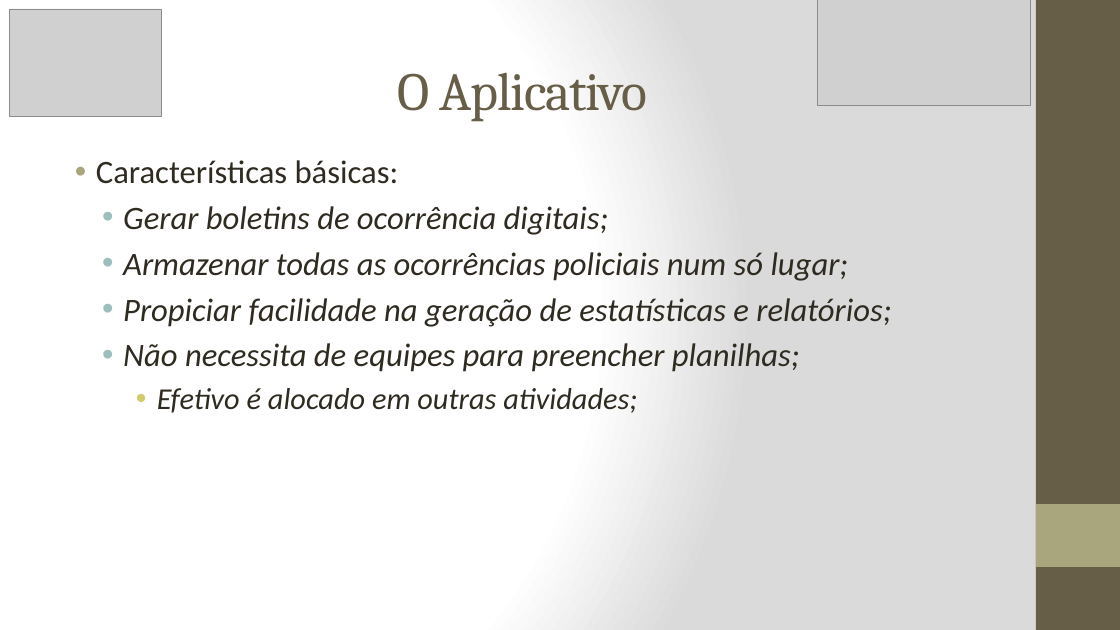
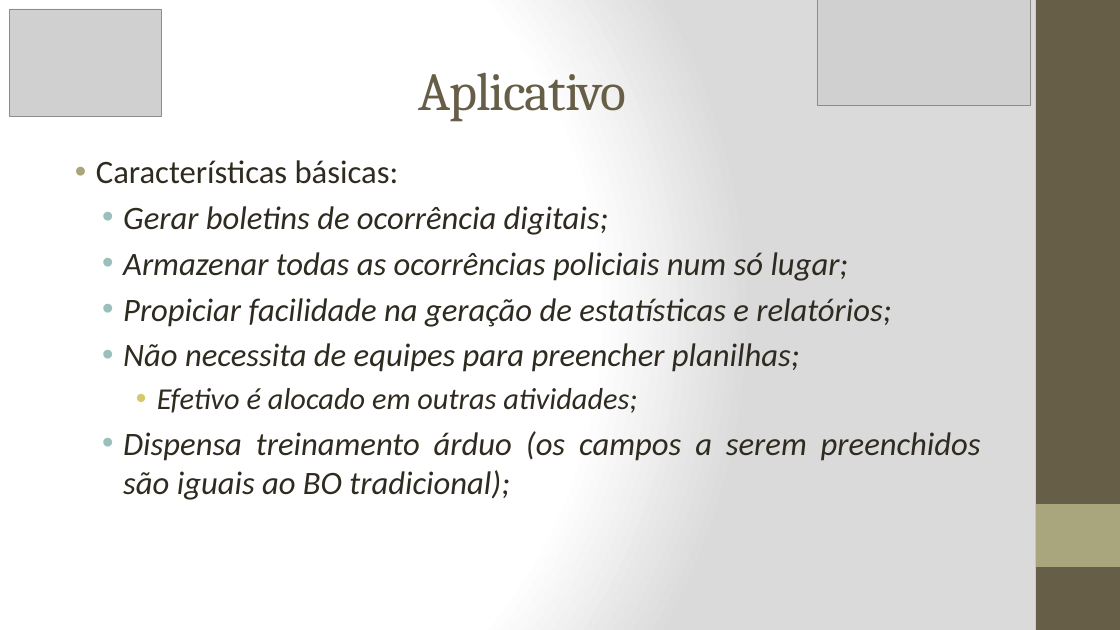
Before and after one commit to marlonscastro/estagiotcc, a slide deck: slide 10 of Apresentação_PPT.pptx (slide 11 before the commit). Drawn at 1120x630 pixels with LibreOffice and Linux fonts; fonts in the diff are those of the drawing; grey boxes stand for pictures. Boxes give left, top, right and bottom in pixels: in the first picture for what was removed or moved away, otherwise in the second. Text is boxed around its words. In the diff, an @@ line names an element or a change of style, - is before the commit and + after.

```diff
--- a/Apresentação_PPT.pptx
+++ b/Apresentação_PPT.pptx
@@ title at (x1=419, y1=72, x2=627, y2=122): text changed @@
-O Aplicativo
+Aplicativo
@@ text at (x1=123, y1=431, x2=981, y2=500): paragraph added @@
+  • Dispensa treinamento árduo (os campos a serem preenchidos são iguais ao BO tradicional);
```
Also in this commit, not shown: 8 other slides changed, 9 slides added, 14 slides removed, 3 other files.
